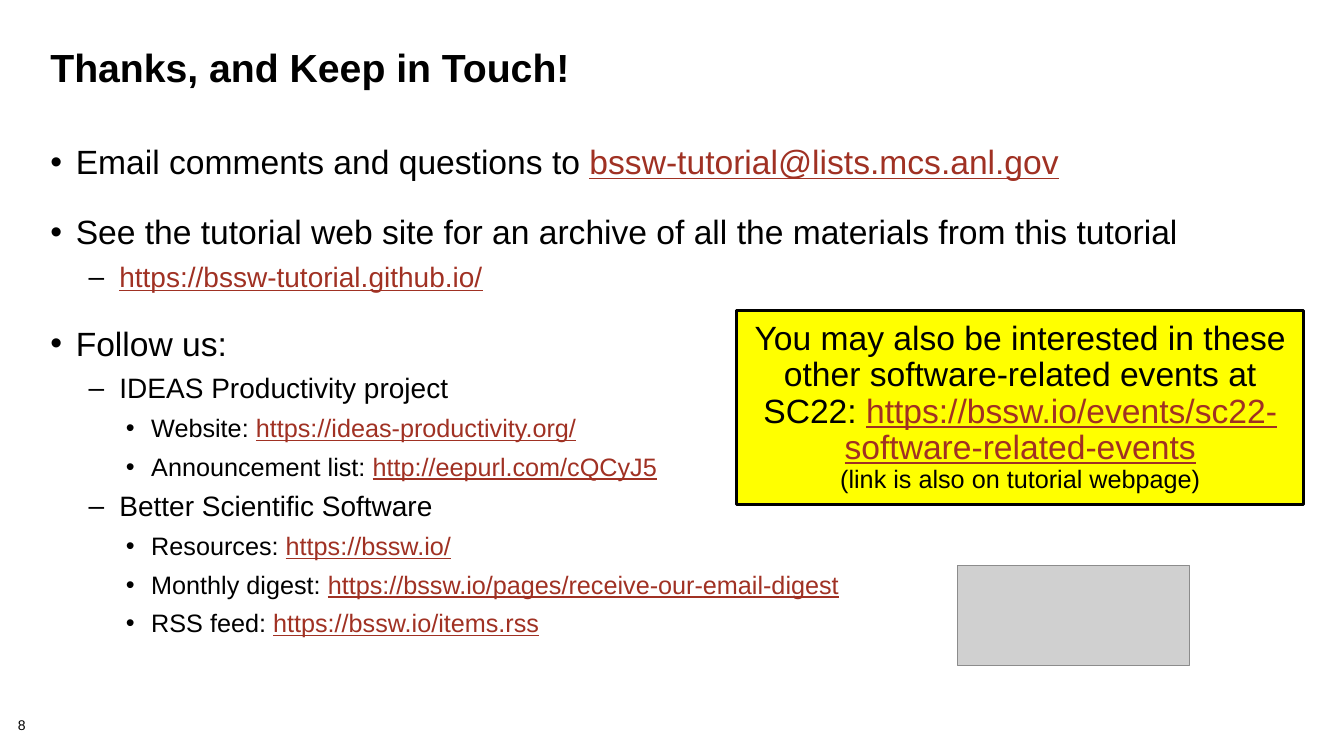
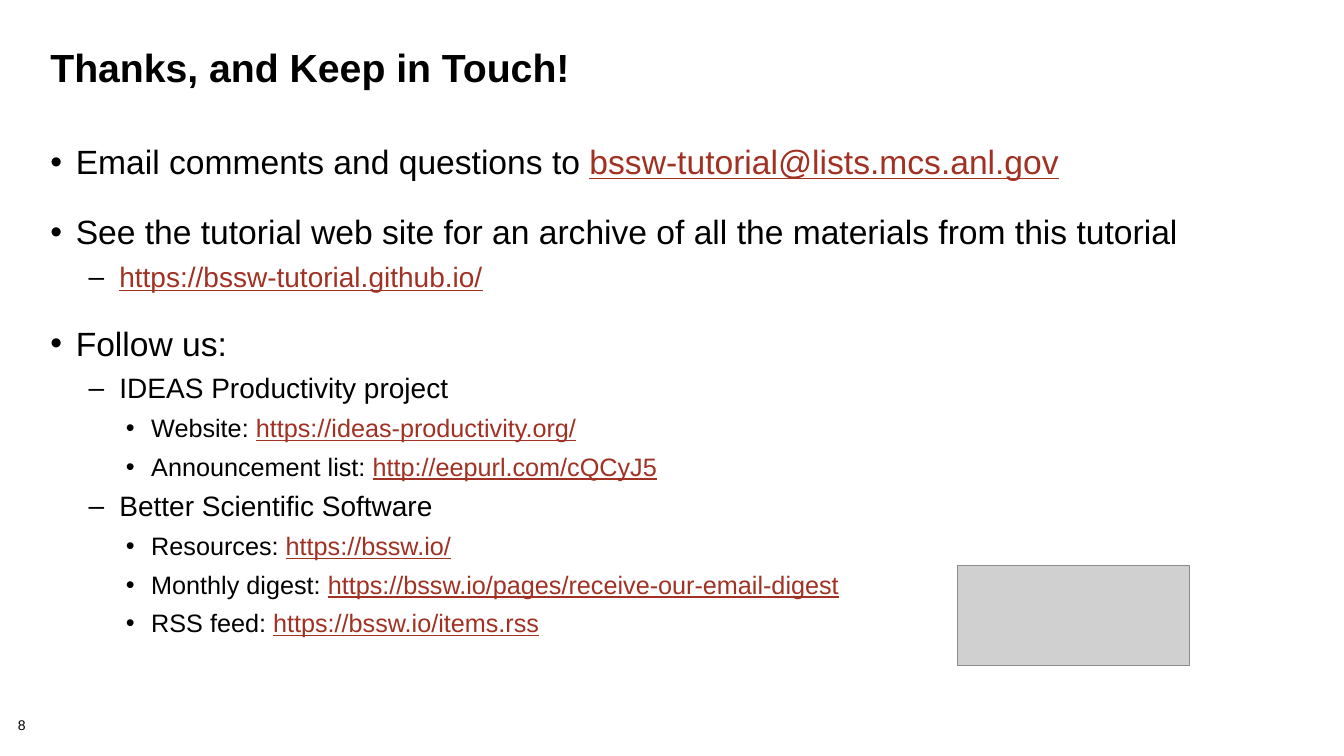
Before and after one commit to bssw-tutorial/presentations, a slide deck: slide 8 of summary.pptx. Drawn at 1344x756 pixels with LibreOffice and Linux fonts; fonts in the diff are those of the drawing; grey boxes stand for pictures; background and template pictures are left out. Boxes give left, top, right and bottom in pixels: in the first picture for what was removed or moved away, otherwise in the second. Text is boxed around its words. In the diff, an @@ line names an element or a change of style, - is before the commit and + after.

```diff
--- a/summary.pptx
+++ b/summary.pptx
@@ rectangle removed at <box>737,311,1304,505</box> @@
-You may also be interested in these other software-related events at SC22: https://bssw.io/events/sc22-software-related-events
-(link is also on tutorial webpage)
```
Also in this commit, not shown: 3 other slides changed, 1 other file.
